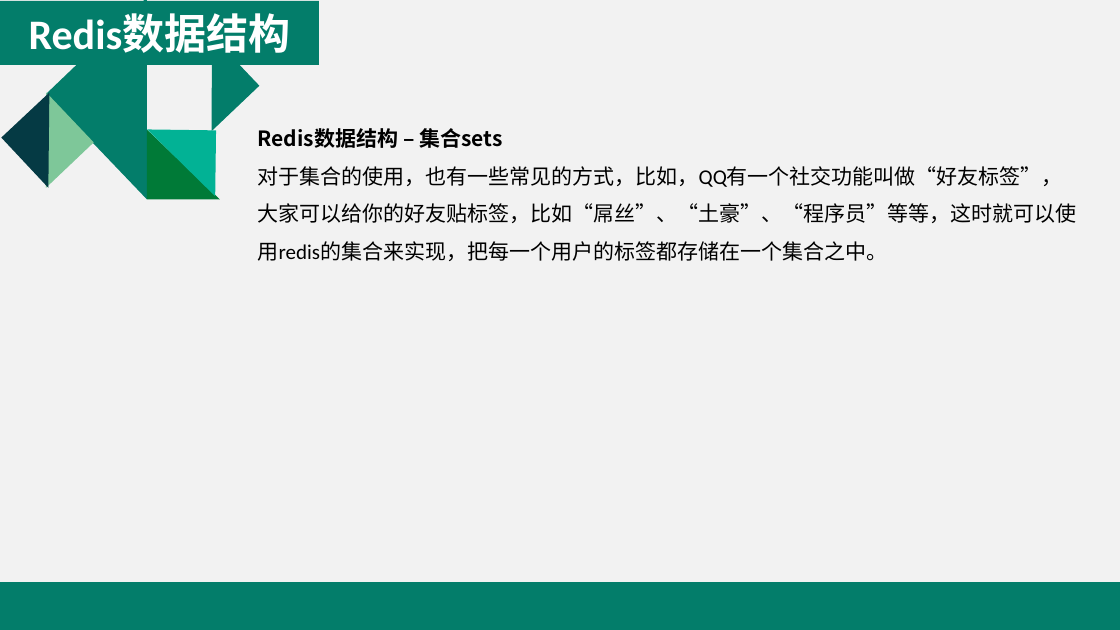
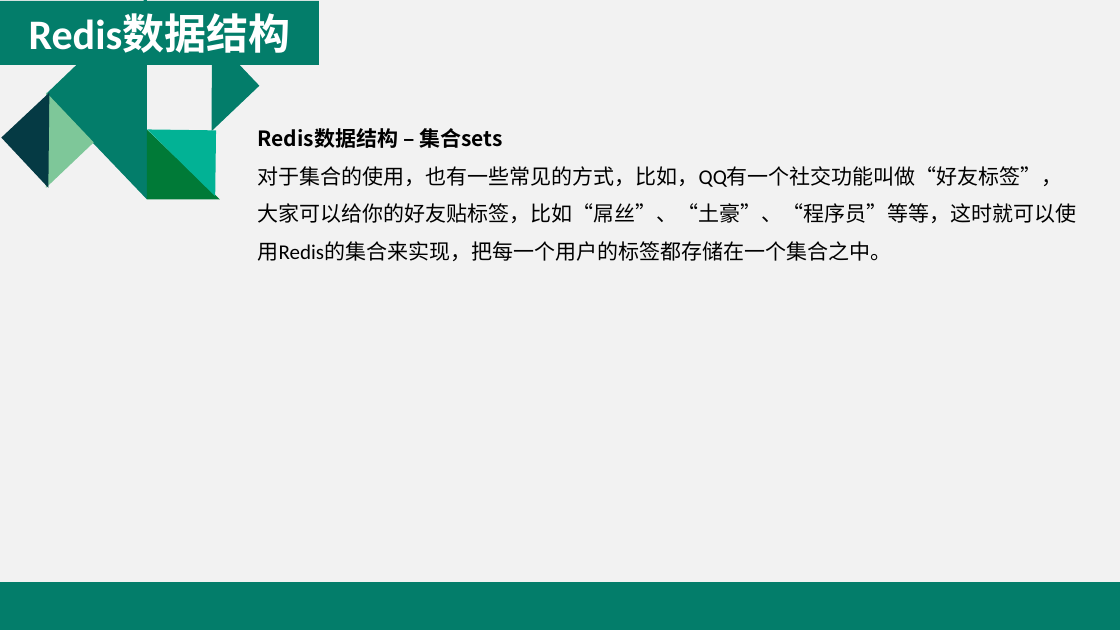
Before and after one commit to yuanhongqiu/baobaotao, a slide deck: slide 17 of taotao-manage/taotao-manage-web/src/main/resources/Redis介绍.pptx. Drawn at 1120x630 pixels with LibreOffice and Linux fonts; fonts in the diff are those of the drawing. Boxes give left, top, right and bottom in pixels: in the first picture for what was removed or moved away, otherwise in the second. Text is boxed around its words. In the diff, an @@ line names an element or a change of style, - is before the commit and + after.

```diff
--- a/taotao-manage/taotao-manage-web/src/main/resources/Redis介绍.pptx
+++ b/taotao-manage/taotao-manage-web/src/main/resources/Redis介绍.pptx
@@ text at (258,166,1077,261): text changed @@
-对于集合的使用，也有一些常见的方式，比如，QQ有一个社交功能叫做“好友标签”，大家可以给你的好友贴标签，比如“屌丝”、“土豪”、“程序员”等等，这时就可以使用redis的集合来实现，把每一个用户的标签都存储在一个集合之中。
+对于集合的使用，也有一些常见的方式，比如，QQ有一个社交功能叫做“好友标签”，大家可以给你的好友贴标签，比如“屌丝”、“土豪”、“程序员”等等，这时就可以使用Redis的集合来实现，把每一个用户的标签都存储在一个集合之中。
```
Also in this commit, not shown: 16 other slides changed, 8 slides added, 11 slides removed.
